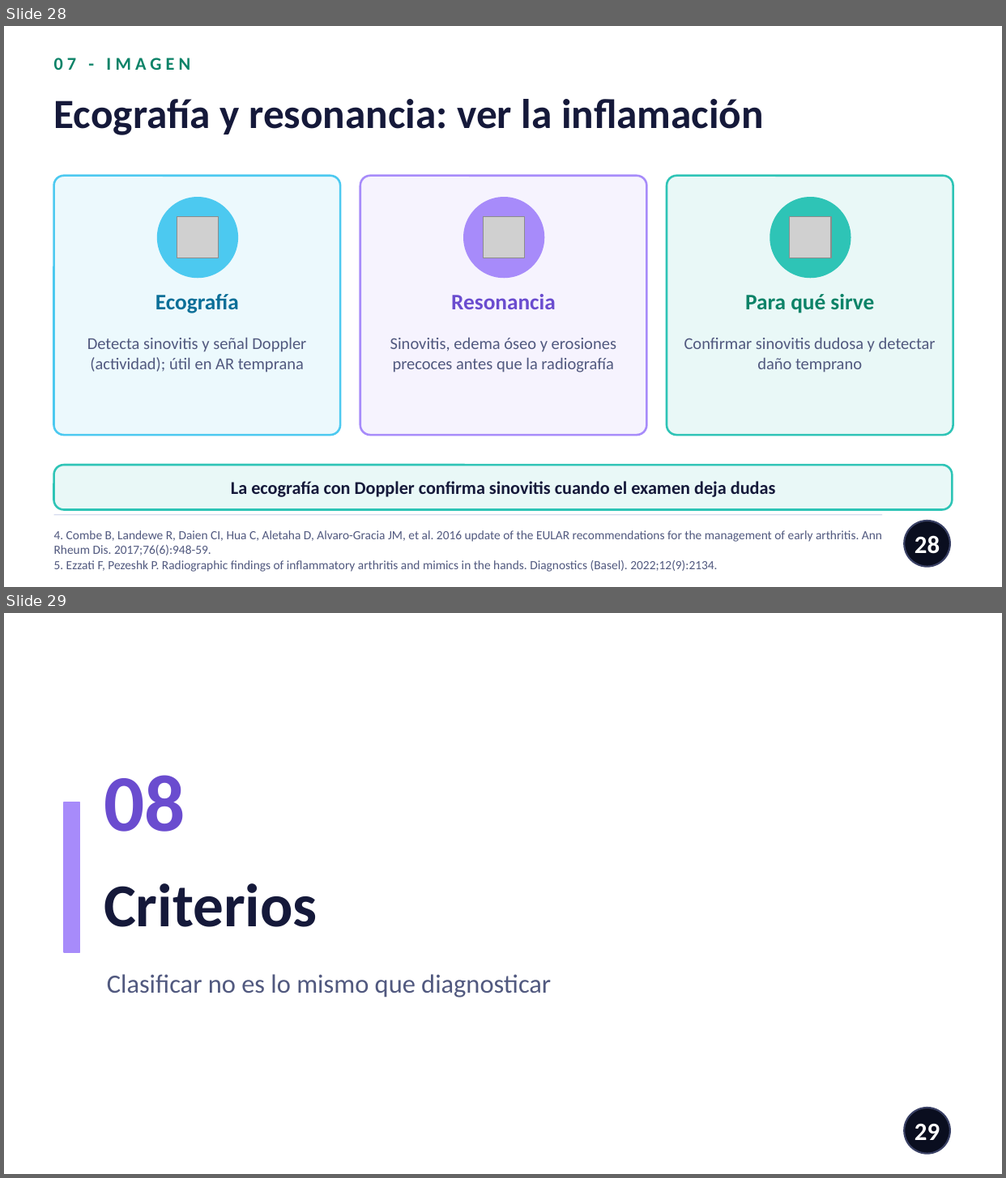
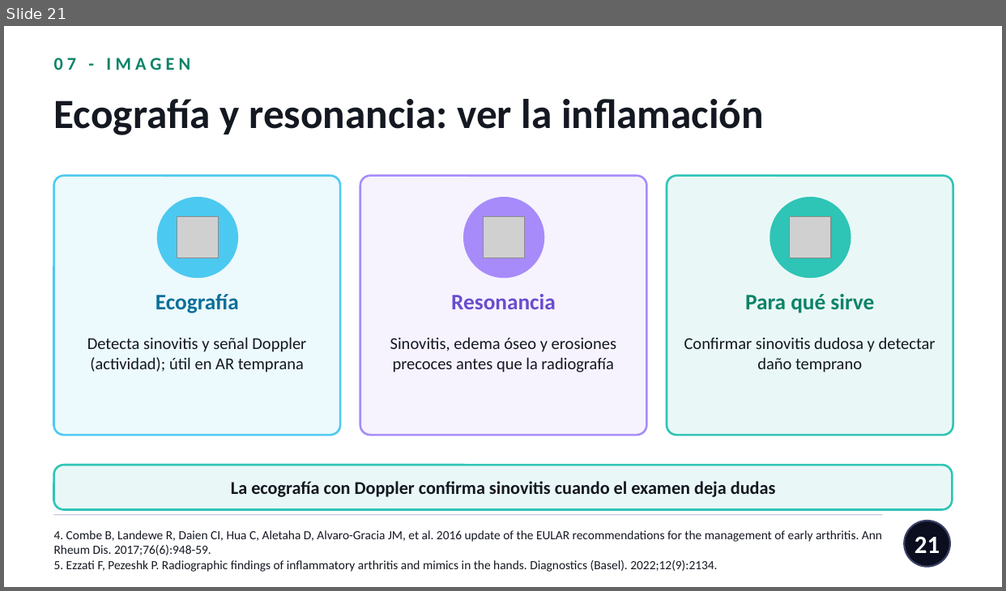
Before and after one commit to nestor120512/nes, a slide deck: Dx_AR_vs_artrosis.pptx. Shown one above the other, each under a label of ours: slides 28 and 29 before the commit, slide 21 after it. The pictures are 1006x1178 and 1006x591 pixels, drawn with LibreOffice and Linux fonts; fonts in the diff are those of the drawing; grey boxes stand for pictures. Boxes give left, top, right and bottom in pixels: in the first picture for what was removed or moved away, otherwise in the second. Text is boxed around its words. In the diff, an @@ line names an element or a change of style, - is before the commit and + after.

```diff
--- a/Dx_AR_vs_artrosis.pptx
+++ b/Dx_AR_vs_artrosis.pptx
@@ slide 29 removed at bbox=[4, 613, 1002, 1174], background #FFFFFF @@
@@ text removed at bbox=[104, 775, 185, 832] @@
-08
@@ rectangle removed at bbox=[64, 803, 80, 952] @@
@@ text removed at bbox=[104, 884, 317, 927] @@
-Criterios
@@ text removed at bbox=[107, 974, 551, 998] @@
-Clasificar no es lo mismo que diagnosticar
@@ ellipse removed at bbox=[904, 1108, 950, 1154] @@
@@ page number removed at bbox=[914, 1123, 940, 1140] @@
-29
@@ what was slide 28 is now slide 21 @@
@@ slide 21 changed as well @@
@@ text "Ecografía y resonancia: ver la ..." at bbox=[54, 99, 764, 135]: text colour #15193A to #141821 @@
@@ text colour #51597F to #141821 in 4 elements at bbox=[54, 531, 882, 572], bbox=[87, 337, 306, 373], bbox=[390, 337, 616, 373], bbox=[684, 337, 936, 373] @@
@@ text "La ecografía con Doppler confirma ..." at bbox=[231, 481, 776, 497]: text colour #15193A to #141821 @@
@@ line (54, 515) - (882, 515): stroke #D7DCEF 0.75 pt to #C4CCE0 0.75 pt @@
@@ page number at bbox=[914, 536, 940, 553]: text changed @@
-28
+21
```
Also in this commit, not shown: 28 other slides changed, 3 slides added, 7 other slides removed.
